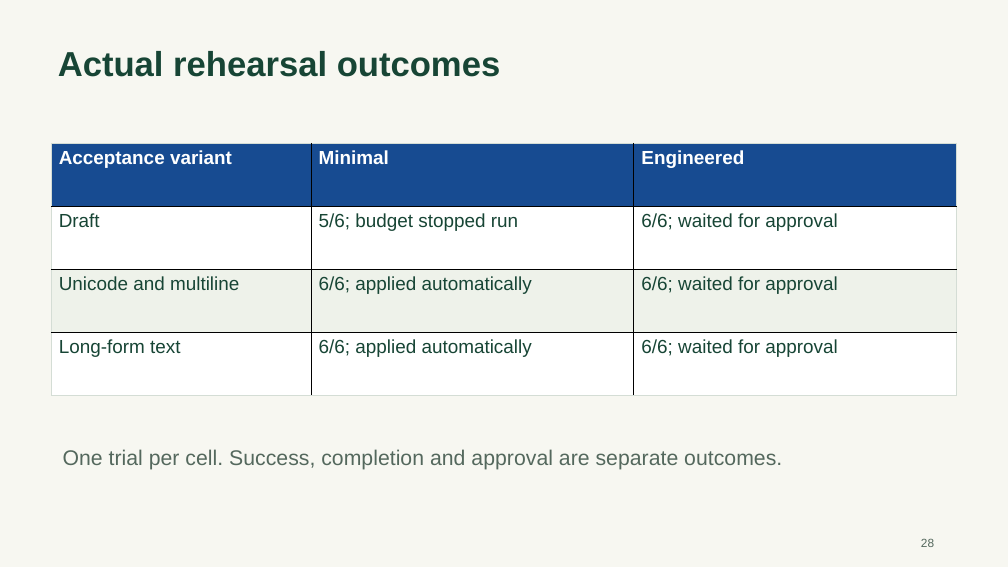
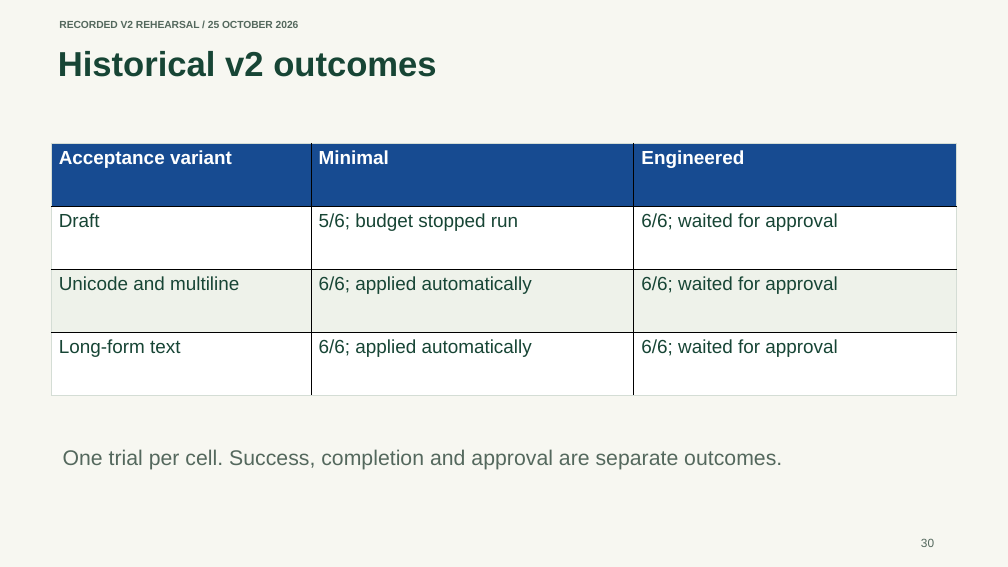
Before and after one commit to shubham-t/harness-lab, a slide deck: slide 30 of presentation/Agent-Harness-Workshop.pptx (slide 28 before the commit). Drawn at 1008x567 pixels with LibreOffice and Linux fonts; fonts in the diff are those of the drawing. Boxes give left, top, right and bottom in pixels: in the first picture for what was removed or moved away, otherwise in the second. Text is boxed around its words. In the diff, an @@ line names an element or a change of style, - is before the commit and + after.

Commit message:
Clarify live outcomes, harden rehearsal evaluation and record v3 evidence

```diff
--- a/presentation/Agent-Harness-Workshop.pptx
+++ b/presentation/Agent-Harness-Workshop.pptx
@@ text added at [59,21,299,28], 9.8 pt, text #54685D, bold @@
+RECORDED V2 REHEARSAL / 25 OCTOBER 2026
@@ text at [58,51,436,77]: text changed @@
-Actual rehearsal outcomes
+Historical v2 outcomes
@@ text at [921,539,934,547]: text changed @@
-28
+30
```
Also in this commit, not shown: 12 other slides changed, 2 slides added, 45 other files.
